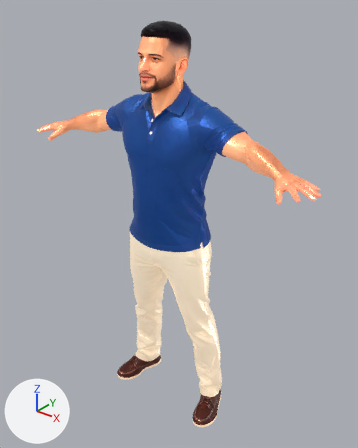
Two versions of the glTF model app/public/models/luis.glb, one commit apart.
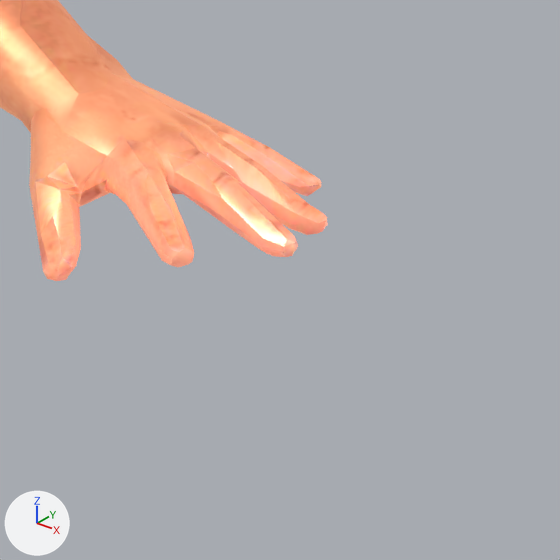
The first picture shows the older version from a camera (50 mm lens) standing at (1.196, -1.424, 1.816) and looking at (0.019, 0.048, 0.904). The close-ups show the older and then the newer version on the part from 75% to 100% of the width and 36% to 56% of the height of that picture. Only the edits that show in the close-ups are written down. Arrows for +X, +Y and +Z are at lower left; the lights stay in place. Where no turn or scale is listed for an object, it has been applied to the vertices. Vertices at exactly the same position are counted once.

Names of what the first close-up shows: 'char1'.
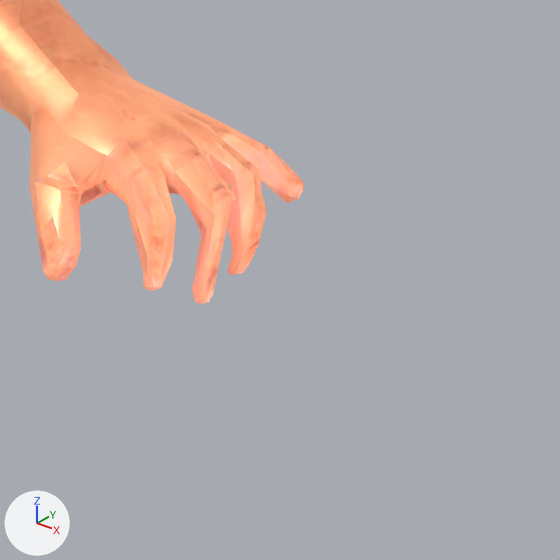
Where the change shows, as pixel boxes [x1, y1, x2, y2] in the close-ups (560 x 560 px; the box of a moved part takes in the faces that stretch with it):
'char1', reshaped: before [0, 0, 327, 281]; after [0, 0, 304, 304]
part 1 of me_char1, moved or reshaped: before [127, 148, 327, 267]; after [127, 148, 304, 304]

Patch to the scene script:
```diff
--- a/app/public/models/luis.glb.py
+++ b/app/public/models/luis.glb.py
@@ me_char1 @@
 # used by ob_char1; location = (0.0, 0.0, 0.0)
-me_char1.from_pydata(...)  # 6245 vertices, 12486 faces; spans x -0.66..0.66, y -0.14..0.14, z 0.0..1.7
+me_char1.from_pydata(...)  # 6245 vertices, 12486 faces; spans x -0.63..0.63, y -0.14..0.14, z 0.0..1.7
+# me_char1 part 1: 73 of the vertices in x 0.61..0.66, y -0.14..-0.02, z 1.23..1.25 are multiplied about their middle by the matrix ((0.05, 0.257, 0.579), (0.088, 0.728, -0.351), (-0.923, 0.341, 0.879)), then moved by (-0.02, 0.01, -0.02)
+# other edits to the shape of me_char1 do not show in these pictures
 me_char1.materials.append(mat_material_1)
```
